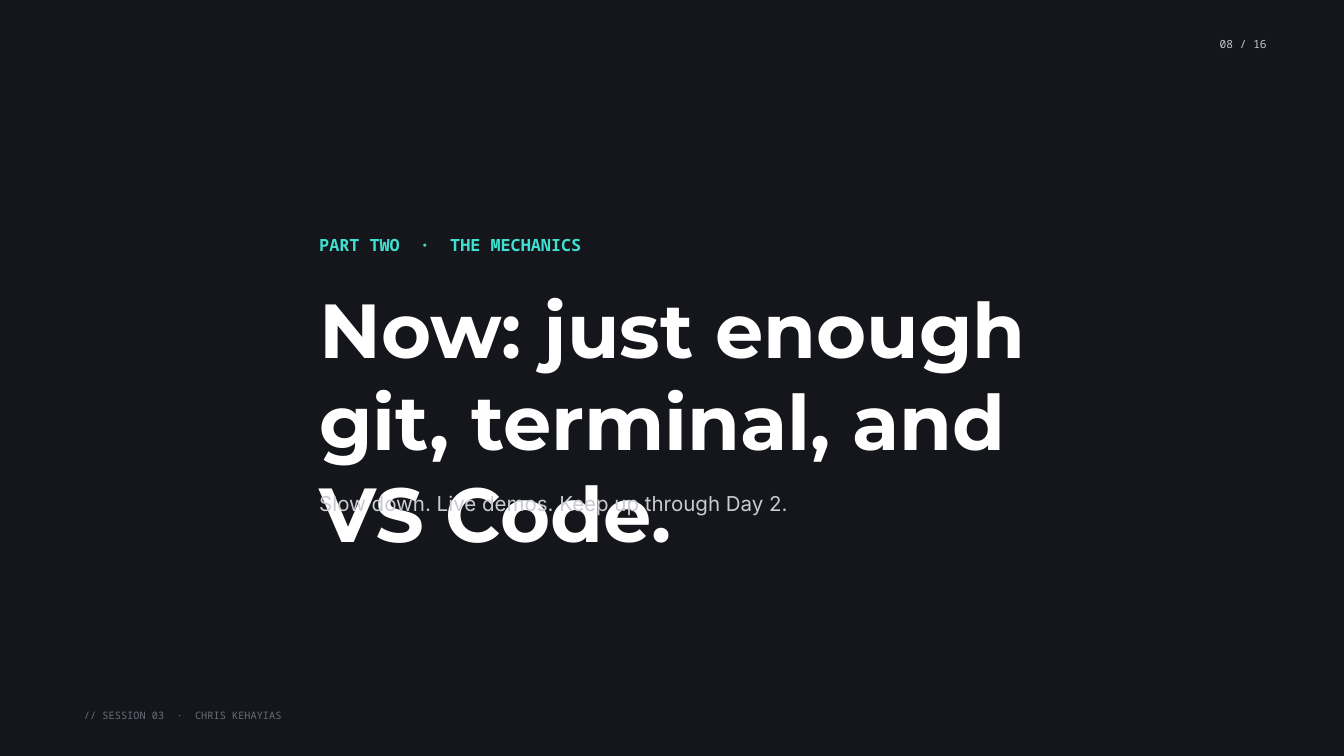
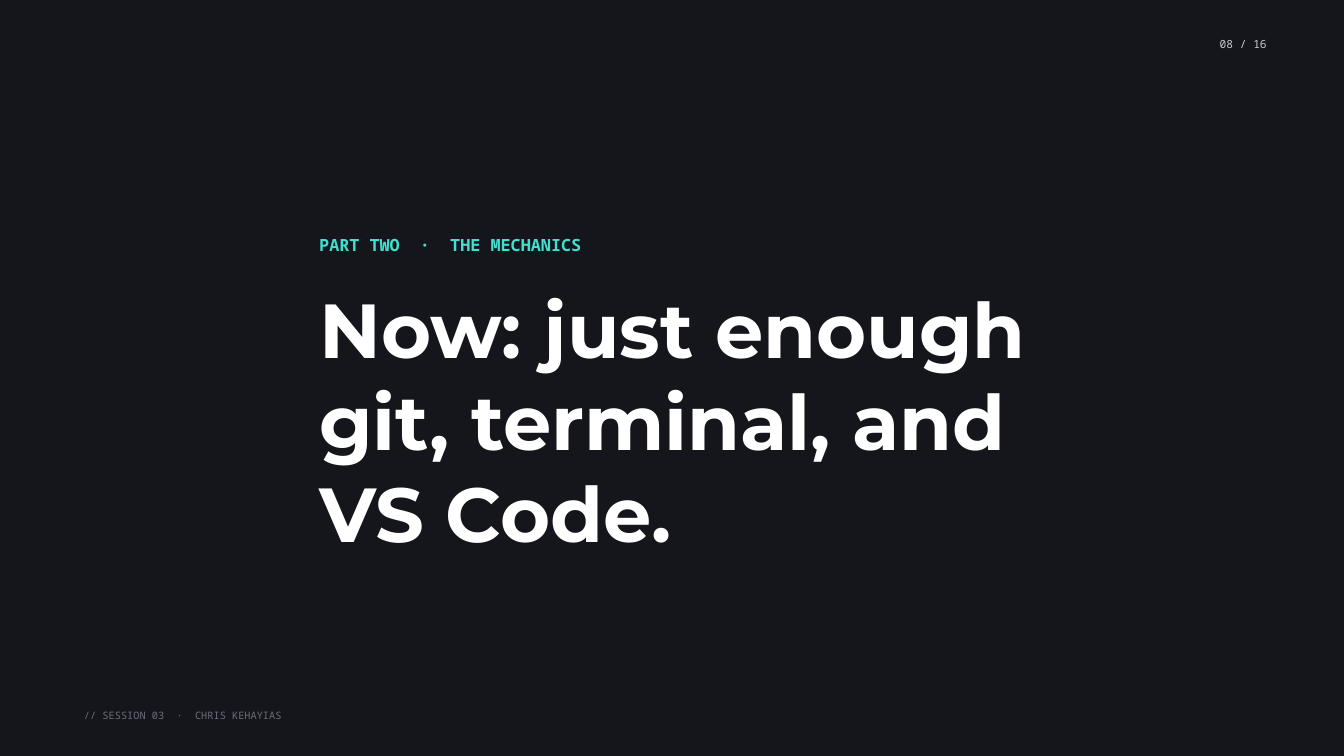
Before and after one commit to chriskehayias/ContextEngineering, a slide deck: slide 9 of schedule/03-sdlc-crash-course/03-sdlc-crash-course.pptx (slide 8 before the commit). Drawn at 1344x756 pixels with LibreOffice and Linux fonts; fonts in the diff are those of the drawing. Boxes give left, top, right and bottom in pixels: in the first picture for what was removed or moved away, otherwise in the second. Text is boxed around its words. In the diff, an @@ line names an element or a change of style, - is before the commit and + after.

```diff
--- a/schedule/03-sdlc-crash-course/03-sdlc-crash-course.pptx
+++ b/schedule/03-sdlc-crash-course/03-sdlc-crash-course.pptx
@@ text removed at [319,493,787,516] @@
-Slow down. Live demos. Keep up through Day 2.
```
Also in this commit, not shown: 9 other slides changed, 1 slide added, 4 other files.
